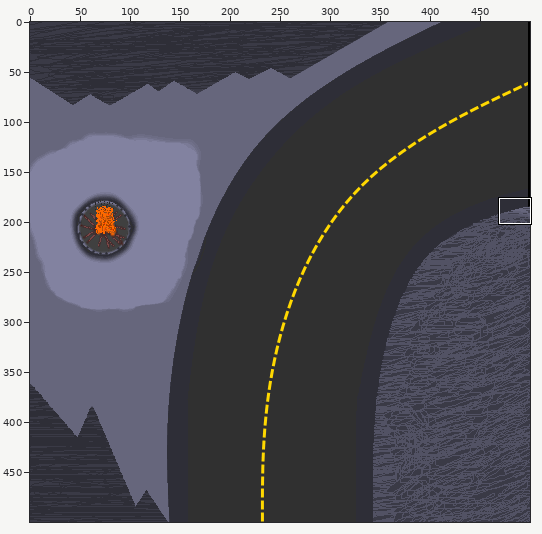
Edited in one commit: sprite sheet (Images/Grass.png). Above, an overview of the earlier version with the close-up marked.
Close-up. Earlier state:
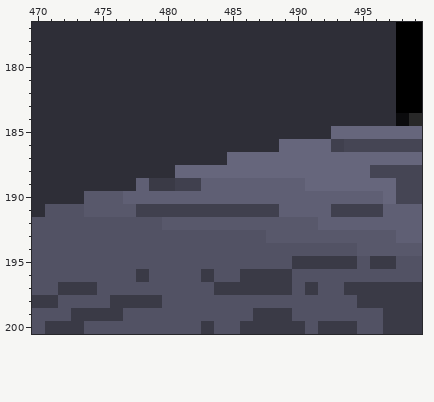
The file is 500x500 pixels. Colours within 5 levels of each other are drawn and written as one. Shown: x 470..499, y 177..200.
And afterwards:
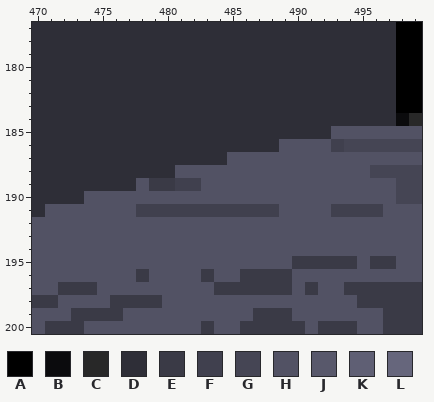
Palette (. is transparent): A #000000  B #0b0b0d  C #282828  D #2e2e37  E #3a3a46  F #40404e  G #454554  H #525264  J #58586b  K #5f5f74  L #66667c
From old to new:
y 185: x 493..499 LLLLLLL -> HHHHHHH
y 186: x 489..492 LLLL -> HHHH
y 187: x 485..499 LLLLLLLLLLLLLLL -> HHHHHHHHHHHHHHH
y 188: x 481..495 LLLLLLLLLLLLLLL -> HHHHHHHHHHHHHHH
y 189: x 478 K -> H; x 483..497 KKKKKKKKLLLLLLL -> HHHHHHHHHHHHHHH
y 190: x 474..497 JJJKKKKKKKKKKKKKKKKKKKKL -> HHHHHHHHHHHHHHHHHHHHHHHH
y 191: x 474..477 JJJJ -> HHHH; x 489..492 KKKK -> HHHH; x 497..499 KKK -> HHH
y 192: x 480..499 JJJJJJJJJJJJKKKKKKKK -> HHHHHHHHHHHHHHHHHHHH
y 193: x 488..499 JJJJJJJJJJKK -> HHHHHHHHHHHH
y 194: x 495..499 JJJJJ -> HHHHH
